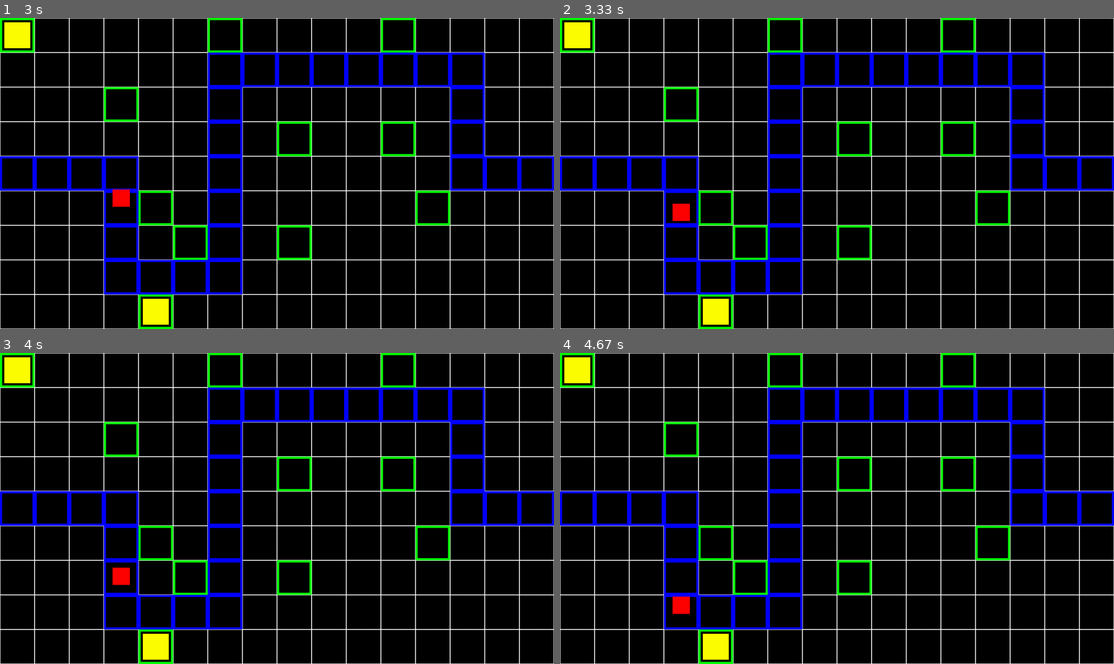
Above: before the commit, frames 1-4 (two rows, left to right).
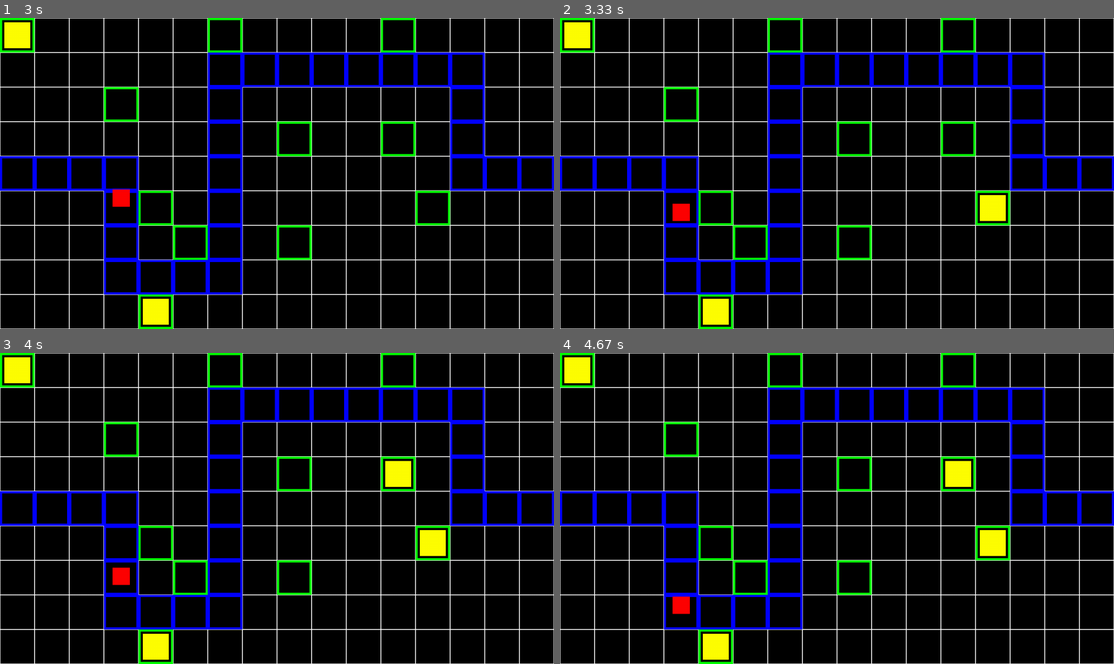
Above: after the commit, the same moments.

Repository: LenaSup/PyGame_project
Game: pygame game, started from main.py
The game is run twice, just before and just after one commit, with the same random seed, the same clock (stepped at 60 frames per second) and the same inputs.
Inputs (mouse positions are in pixels of both pictures, inside the frame that each line leads up to):
- Up to frame 1 (3 s): click (277, 173) at 0.38 s
- Up to frame 2 (3.33 s): click (981, 223) at 3.22 s
- Up to frame 3 (4 s): click (387, 483) at 3.55 s
- Up to frame 4 (4.67 s): no input

Frame 1 is identical in both runs. In frame 2, 0.4% of the frame differs, in the area x 75-81%, y 56-66%; in frame 3, 0.8%, in the area x 69-81%, y 34-66%; in frame 4, 0.8%.

Commit message:
Можно расставлять башни и удалять при повторном нажатии(пока только визуально. они не атакуют)

Diff:
--- a/main.py
+++ b/main.py
@@ -172,11 +172,18 @@
         if cell_y < 0 or cell_y >= self.width or cell_x < 0 or cell_x >= self.hieght:
             print('error')
             return Pass_cell(0, 0, None, 80)
-        return self.board[cell_x][cell_y]
+        return self.board[cell_x][cell_y], (cell_x, cell_y)
 
     def get_click(self, mouse_pos): # проверка на какую клетку нажали
-        cell = self.get_cell(mouse_pos)
-        if cell:
+        cell, pos = self.get_cell(mouse_pos)
+        if cell and cell.name == 'Building_cell':
+            if cell.tower == None:
+                cell.set_tower(Tower(pos[0] * self.cell_size + 10, pos[1] * self.cell_size + 10, self.screen,
+                                     60, 100, None))
+            else:
+                cell.set_tower(None)
+            return cell
+        elif cell != None:
             return cell
 
 
@@ -240,7 +247,7 @@
             for event in pygame.event.get():
                 if event.type == pygame.QUIT:
                     running = False
-                if event.type == pygame.MOUSEBUTTONDOWN:
+                if event.type == pygame.MOUSEBUTTONDOWN and event.button == 1:
                     print(my_board.get_click(event.pos))
                 if event.type == my_event:
                     cell1 = my_board.get_click((enemy.pos[0] + enemy.size[0], enemy.pos[1] + enemy.size[1]))
